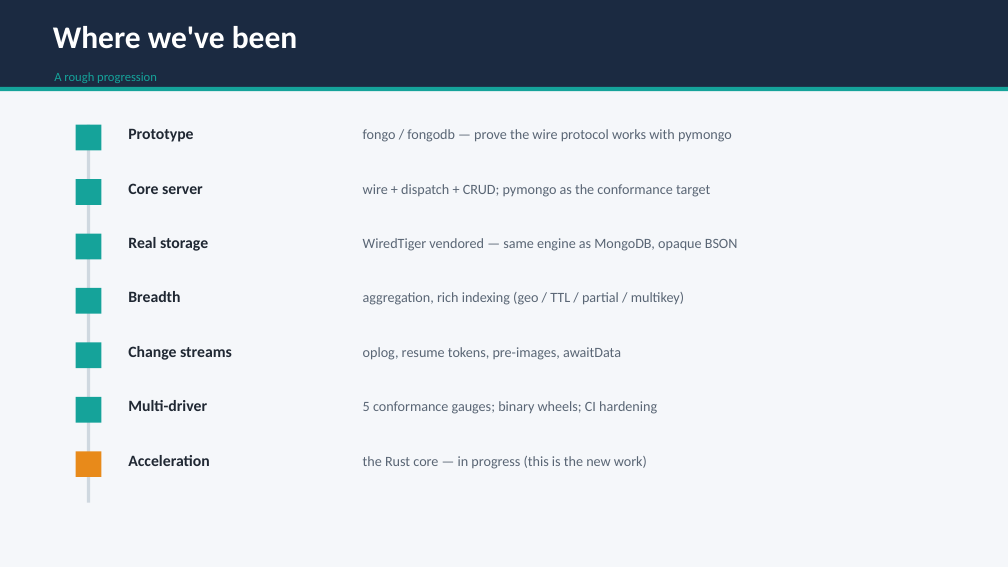
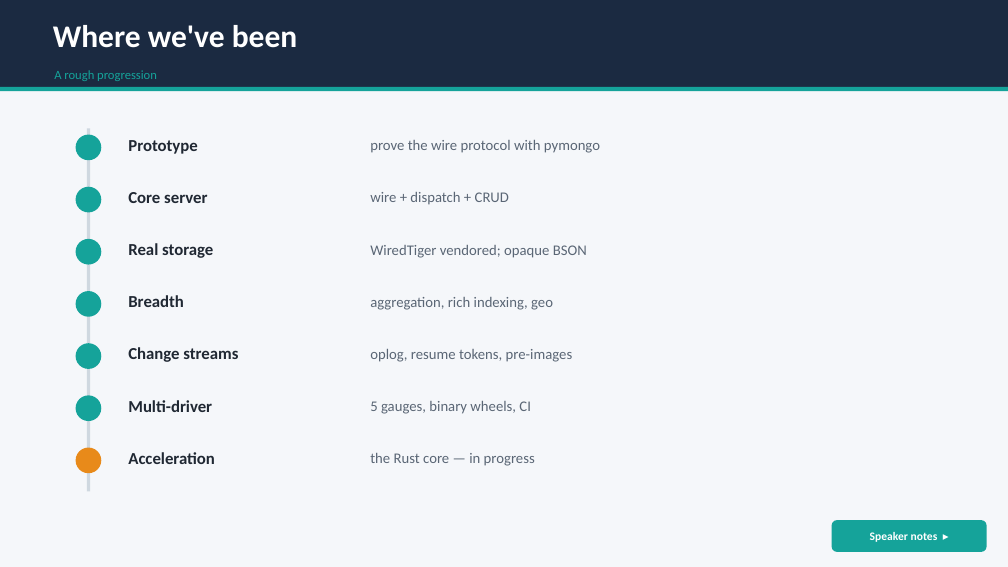
Before and after one commit to jdrumgoole/SecantusDB, a slide deck: slide 19 of docs/presentations/SecantusDB-overview.pptx. Drawn at 1008x567 pixels with LibreOffice and Linux fonts; fonts in the diff are those of the drawing. Boxes give left, top, right and bottom in pixels: in the first picture for what was removed or moved away, otherwise in the second. Text is boxed around its words. In the diff, an @@ line names an element or a change of style, - is before the commit and + after.

```diff
--- a/docs/presentations/SecantusDB-overview.pptx
+++ b/docs/presentations/SecantusDB-overview.pptx
@@ rectangle to ellipse in 7 elements at box(76, 343, 101, 369), box(76, 395, 101, 421), box(76, 291, 101, 317), box(76, 448, 101, 473), box(76, 239, 101, 265), box(76, 187, 101, 212), box(76, 135, 101, 160) @@
@@ ellipse: place and size @@
-ellipse at box(76, 125, 101, 150)
+ellipse at box(76, 135, 101, 160)
@@ rectangle: place and size @@
-rectangle at box(87, 125, 90, 503)
+rectangle at box(87, 129, 90, 492)
@@ size 15 to 16 pt in 7 elements at box(128, 400, 212, 412), box(128, 347, 238, 362), box(128, 452, 215, 464), box(128, 295, 184, 307), box(128, 243, 213, 258), box(128, 192, 207, 203), box(128, 140, 197, 154) @@
@@ text "Prototype": place and size @@
-text "Prototype" at box(128, 128, 193, 142)
+text "Prototype" at box(128, 140, 197, 154)
@@ text at box(370, 140, 600, 153): text changed; size 13.5 to 14 pt @@
-fongo / fongodb — prove the wire protocol works with pymongo
+prove the wire protocol with pymongo
@@ ellipse: place and size @@
-ellipse at box(76, 179, 101, 205)
+ellipse at box(76, 187, 101, 212)
@@ text "Core server": place and size @@
-text "Core server" at box(128, 183, 203, 194)
+text "Core server" at box(128, 192, 207, 203)
@@ text at box(370, 192, 509, 205): text changed; size 13.5 to 14 pt @@
-wire + dispatch + CRUD; pymongo as the conformance target
+wire + dispatch + CRUD
@@ ellipse: place and size @@
-ellipse at box(76, 234, 101, 259)
+ellipse at box(76, 239, 101, 265)
@@ text at box(370, 245, 587, 258): text changed; size 13.5 to 14 pt @@
-WiredTiger vendored — same engine as MongoDB, opaque BSON
+WiredTiger vendored; opaque BSON
@@ text at box(370, 297, 553, 310): text changed; size 13.5 to 14 pt @@
-aggregation, rich indexing (geo / TTL / partial / multikey)
+aggregation, rich indexing, geo
@@ text at box(370, 349, 573, 362): text changed; size 13.5 to 14 pt @@
-oplog, resume tokens, pre-images, awaitData
+oplog, resume tokens, pre-images
@@ text at box(370, 401, 531, 414): text changed; size 13.5 to 14 pt @@
-5 conformance gauges; binary wheels; CI hardening
+5 gauges, binary wheels, CI
@@ ellipse: place and size @@
-ellipse at box(76, 451, 101, 477)
+ellipse at box(76, 448, 101, 473)
@@ text at box(370, 453, 535, 466): text changed; size 13.5 to 14 pt @@
-the Rust core — in progress (this is the new work)
+the Rust core — in progress
@@ rounded rectangle added at box(832, 520, 987, 552), fill #15A39A, 11 pt, text #FFFFFF, bold @@
+Speaker notes ▸
```
Also in this commit, not shown: 26 other slides changed, 28 slides added.
